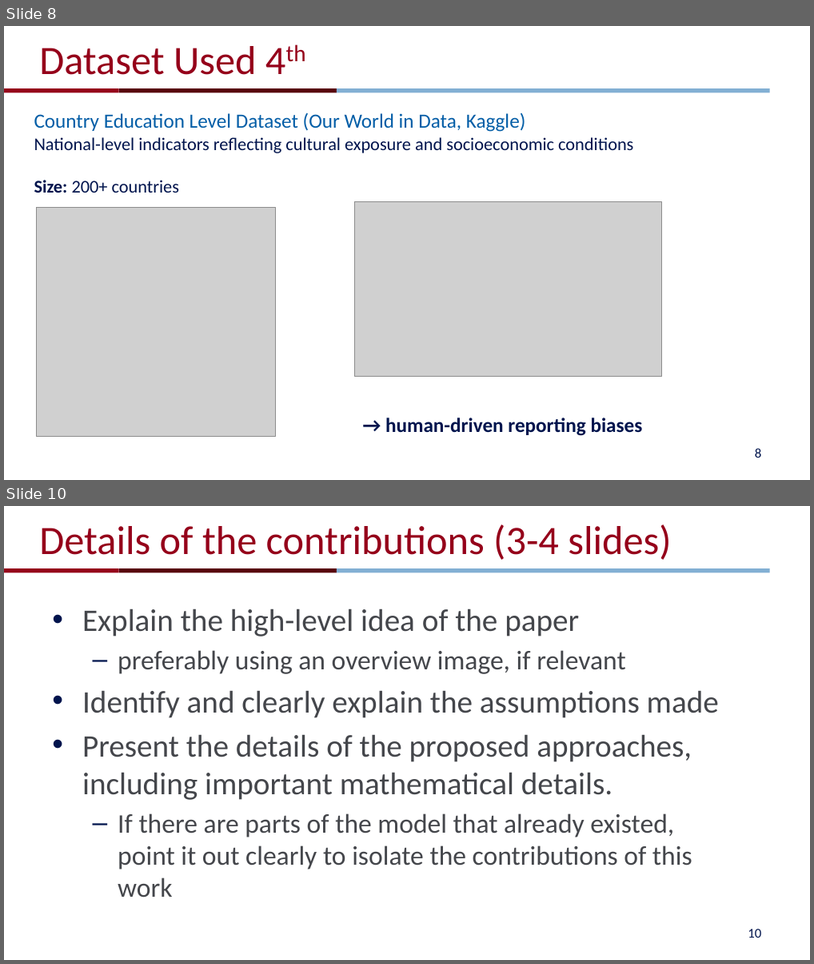
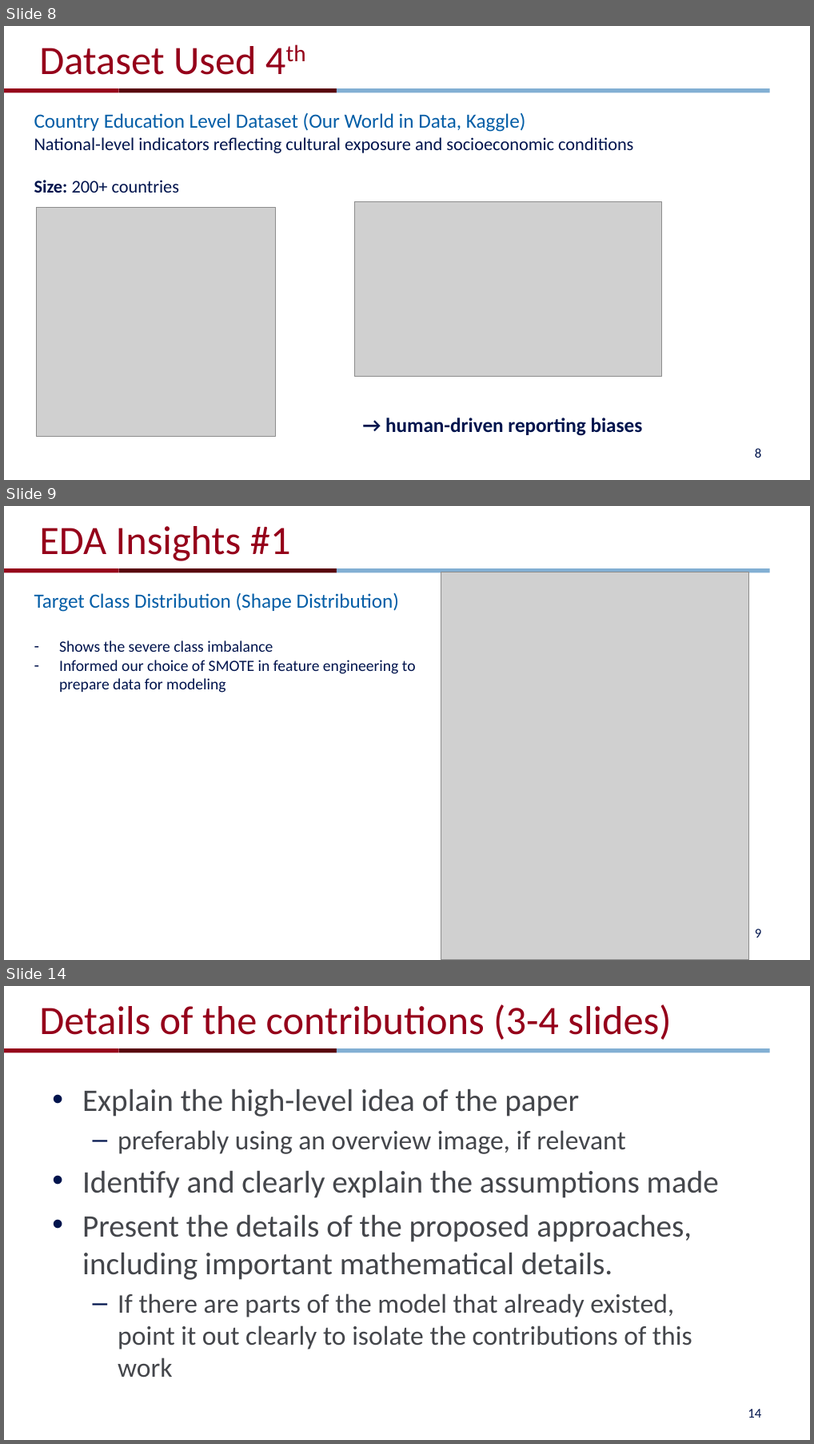
Before and after one commit to jingyig16/ufo-sightings, a slide deck: pre.pptx. Shown one above the other, each under a label of ours: slides 8 and 10 before the commit, slides 8, 9 and 14 after it; the slides between them are not shown. The pictures are 814x964 and 814x1444 pixels, drawn with LibreOffice and Linux fonts; fonts in the diff are those of the drawing; grey boxes stand for pictures; background and template pictures are left out. Boxes give left, top, right and bottom in pixels: in the first picture for what was removed or moved away, otherwise in the second. Text is boxed around its words. In the diff, an @@ line names an element or a change of style, - is before the commit and + after.

```diff
--- a/pre.pptx
+++ b/pre.pptx
@@ slide 9 added at [4, 506, 810, 960], background #FFFFFF; not listed: 3 template elements that a slide beside it also shows @@
@@ title added at [39, 526, 291, 561], 36 pt, text #95001A @@
+EDA Insights #1
@@ picture added at [441, 572, 749, 959] @@
@@ text added at [34, 592, 416, 692], 14 pt, text #00144D @@
+Target Class Distribution (Shape Distribution)
+– Shows the severe class imbalance
+– Informed our choice of SMOTE in feature engineering to prepare data for modeling
@@ page number added at [755, 928, 762, 937], 12 pt, text #00144D @@
+9
@@ what was slide 10 is now slide 14 @@
@@ page number at [748, 1408, 762, 1417]: text changed @@
-10
+14
```
Also in this commit, not shown: 1 slide changed, 4 other slides added, 1 slide removed.
